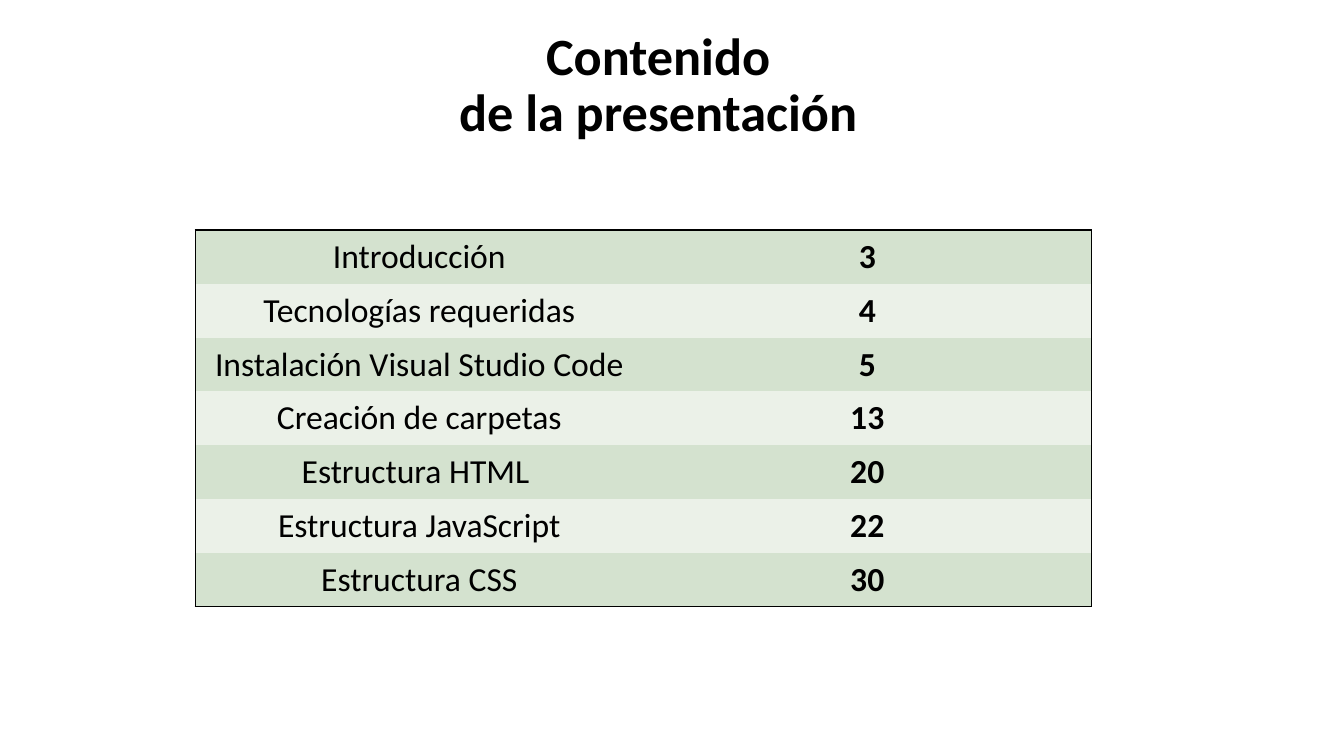
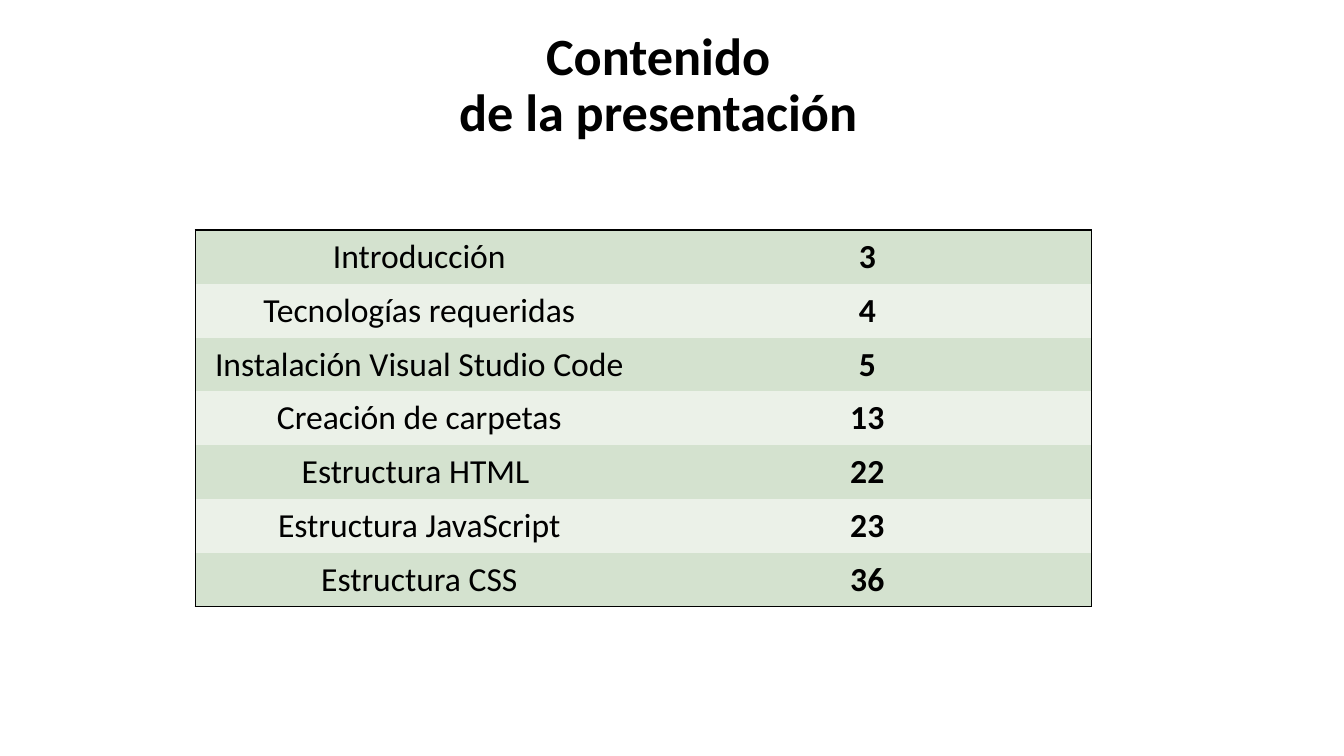
Before and after one commit to ADS02023/tecladoVirtual, a slide deck: slide 2 of Teclado.pptx. Drawn at 1344x756 pixels with LibreOffice and Linux fonts; fonts in the diff are those of the drawing; background and template pictures are left out. Boxes give left, top, right and bottom in pixels: in the first picture for what was removed or moved away, otherwise in the second. Text is boxed around its words. In the diff, an @@ line names an element or a change of style, - is before the commit and + after.

```diff
--- a/Teclado.pptx
+++ b/Teclado.pptx
@@ table at bbox=[196, 230, 1091, 606] @@
-row 5, column 2: 20
+row 5, column 2: 22
-row 6, column 2: 22
+row 6, column 2: 23
-row 7, column 2: 30
+row 7, column 2: 36
```
Also in this commit, not shown: 15 other slides changed, 14 slides added, 4 slides removed, 5 other files.
